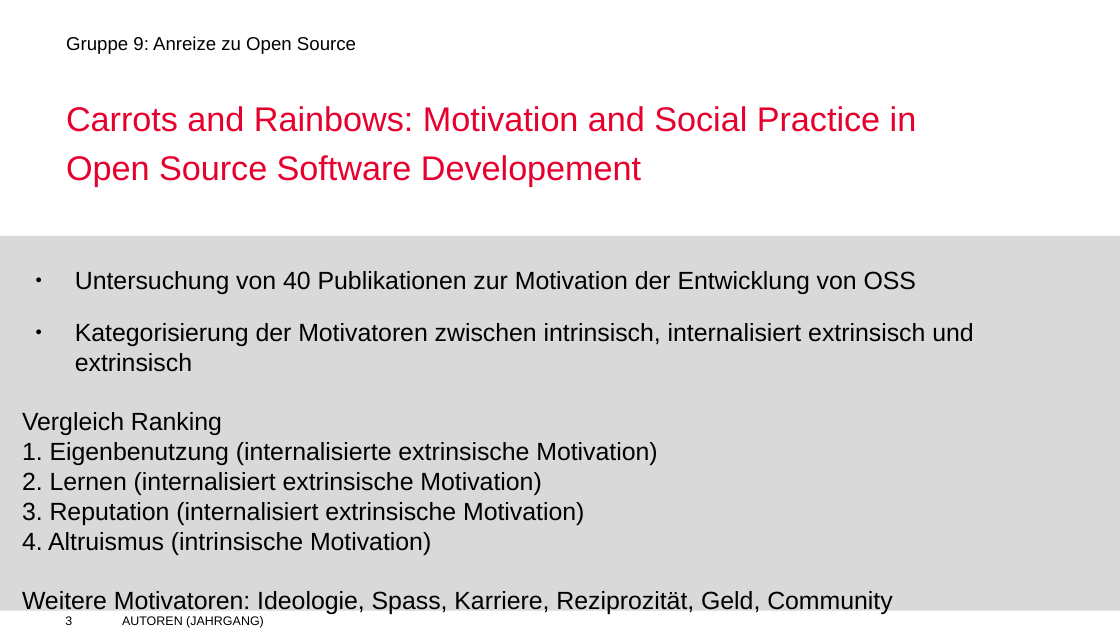
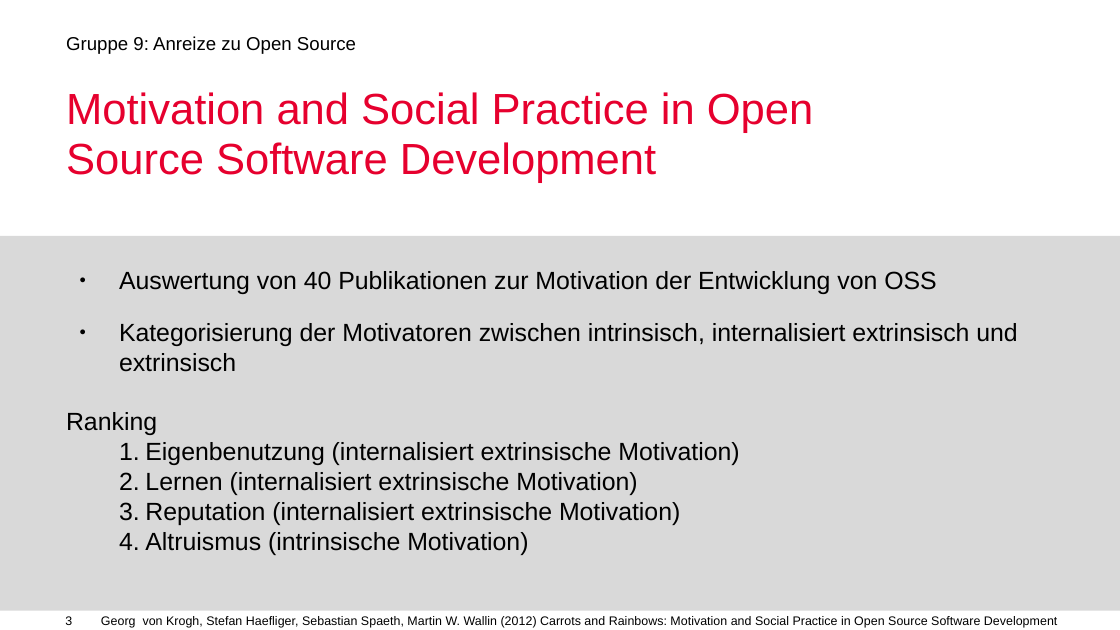
Before and after one commit to mauriziopiu/anreize_zu_open_source, a slide deck: slide 3 of OSS_Prasentation_open.odp. Drawn at 1120x630 pixels with LibreOffice and Linux fonts; fonts in the diff are those of the drawing; background and template pictures are left out. Boxes give left, top, right and bottom in pixels: in the first picture for what was removed or moved away, otherwise in the second. Text is boxed around its words. In the diff, an @@ line names an element or a change of style, - is before the commit and + after.

Commit message:
Add files via upload
- Layout changes

```diff
--- a/OSS_Prasentation_open.odp
+++ b/OSS_Prasentation_open.odp
@@ text at [66,92,813,183]: text changed; size 22 to 28 pt @@
-Carrots and Rainbows: Motivation and Social Practice in Open Source Software Developement
+Motivation and Social Practice in Open Source Software Development
@@ text "Auswertung von 40 Publikationen zur ...": place and size @@
-text "Auswertung von 40 Publikationen zur ..." at [22,271,973,614]
+text "Auswertung von 40 Publikationen zur ..." at [66,271,1017,555]
@@ text at [119,271,936,294]: text changed @@
-● Untersuchung von 40 Publikationen zur Motivation der Entwicklung von OSS
+● Auswertung von 40 Publikationen zur Motivation der Entwicklung von OSS
@@ text at [66,412,739,555]: text changed @@
-Vergleich Ranking
-1. Eigenbenutzung (internalisierte extrinsische Motivation)
-2. Lernen (internalisiert extrinsische Motivation)
-3. Reputation (internalisiert extrinsische Motivation)
-4. Altruismus (intrinsische Motivation)
-Weitere Motivatoren: Ideologie, Spass, Karriere, Reziprozität, Geld, Community
+Ranking
+    1. Eigenbenutzung (internalisiert extrinsische Motivation)
+    2. Lernen (internalisiert extrinsische Motivation)
+    3. Reputation (internalisiert extrinsische Motivation)
+    4. Altruismus (intrinsische Motivation)
@@ text added at [101,616,1058,628], 8 pt, text #000000 @@
+Georg von Krogh, Stefan Haefliger, Sebastian Spaeth, Martin W. Wallin (2012) Carrots and Rainbows: Motivation and Social Practice in Open Source Software Development
@@ text removed at [122,616,264,628] @@
-AUTOREN (JAHRGANG) TITEL
```
Also in this commit, not shown: 12 other slides changed, 1 slide added, 1 slide removed.
